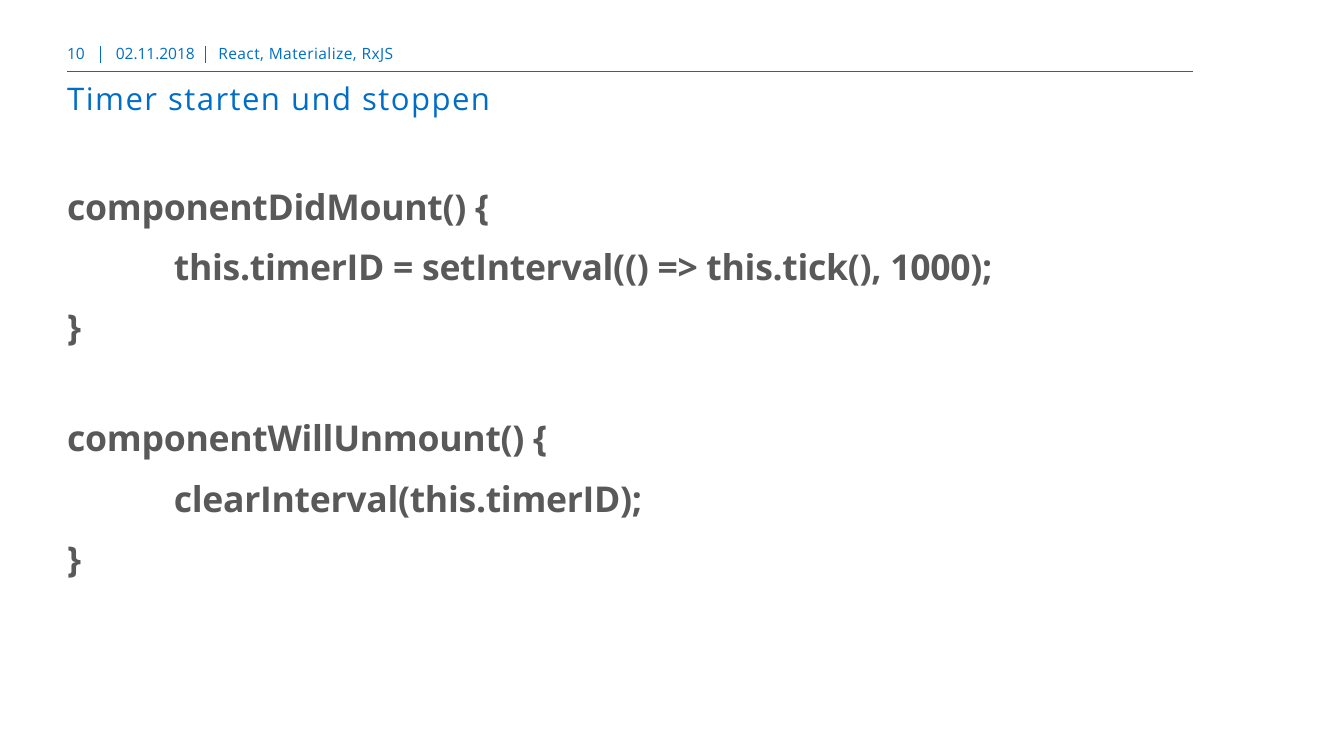
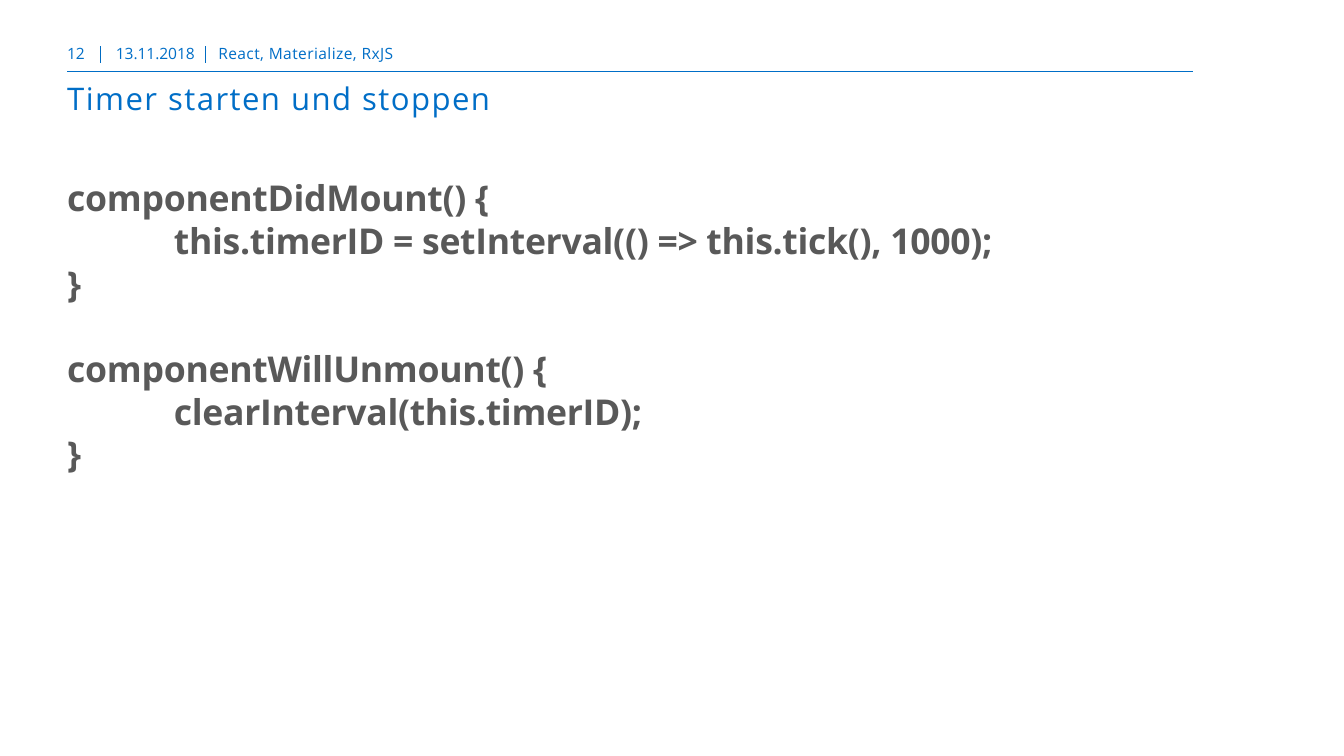
Before and after one commit to markusborer/ReactSample, a slide deck: slide 12 of React.pptx (slide 10 before the commit). Drawn at 1344x756 pixels with LibreOffice and Linux fonts; fonts in the diff are those of the drawing; background and template pictures are left out. Boxes give left, top, right and bottom in pixels: in the first picture for what was removed or moved away, otherwise in the second. Text is boxed around its words. In the diff, an @@ line names an element or a change of style, - is before the commit and + after.

```diff
--- a/React.pptx
+++ b/React.pptx
@@ page number at box(67, 47, 85, 59): text changed @@
-10
+12
@@ text at box(116, 47, 195, 59): text changed @@
-02.11.2018
+13.11.2018
@@ text "componentDidMount() {" at box(67, 184, 992, 431): line spacing 1.2 to 1; less space between paragraphs @@
```
Also in this commit, not shown: 40 other slides changed, 3 slides added, 1 other file.
